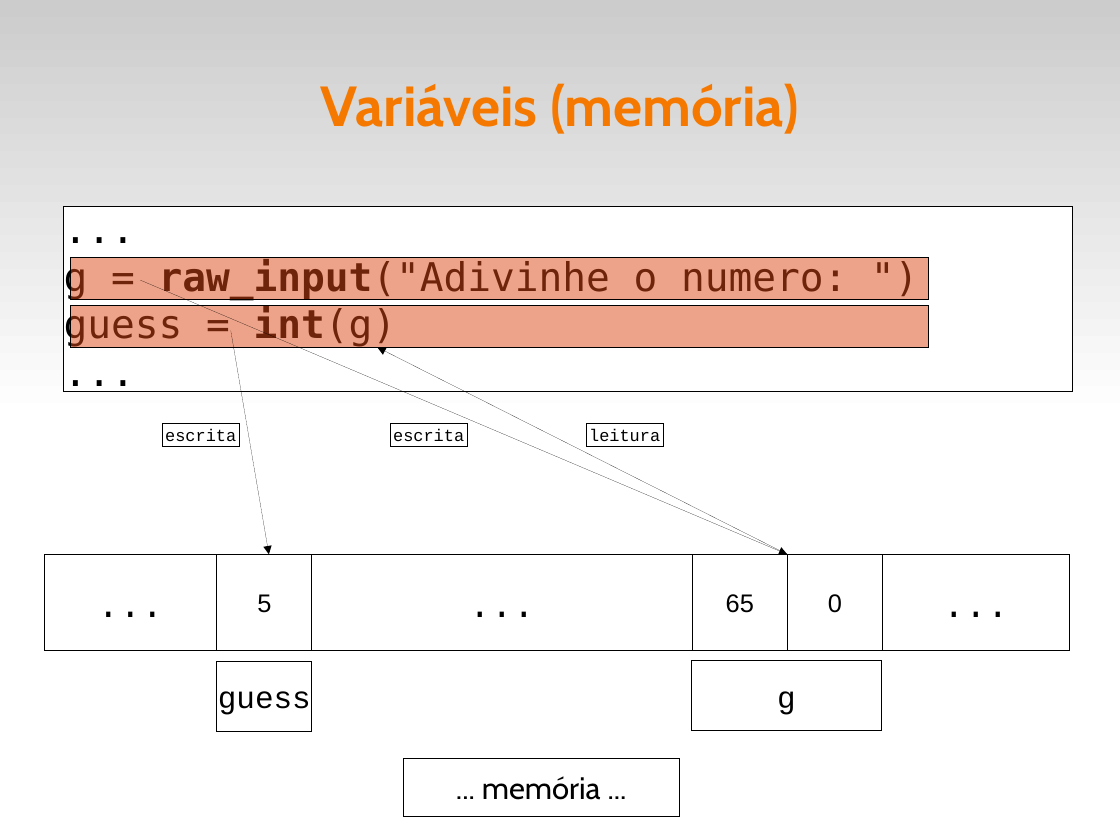
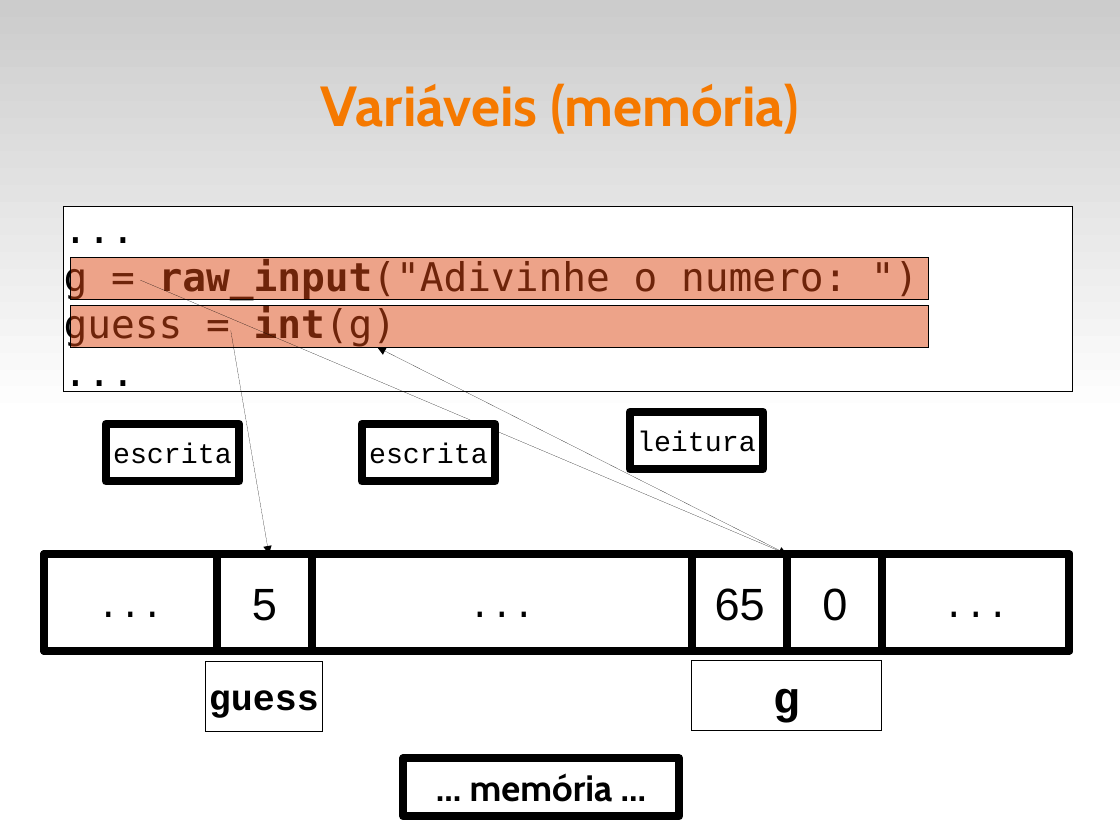
Before and after one commit to fsantanna-uerj/IPD, a slide deck: slide 9 of slides/ipd-03.odp (slide 8 before the commit). Drawn at 1120x840 pixels with LibreOffice and Linux fonts; fonts in the diff are those of the drawing. Boxes give left, top, right and bottom in pixels: in the first picture for what was removed or moved away, otherwise in the second. Text is boxed around its words. In the diff, an @@ line names an element or a change of style, - is before the commit and + after.

```diff
--- a/slides/ipd-03.odp
+++ b/slides/ipd-03.odp
@@ size 12 to 20 pt; outline #000000 0 pt to #000000 5.67 pt in 3 elements at <box>362,424,495,482</box>, <box>106,424,239,482</box>, <box>630,412,763,470</box> @@
@@ rectangle "leitura": place and size @@
-rectangle "leitura" at <box>586,424,664,446</box>
+rectangle "leitura" at <box>630,412,763,470</box>
@@ rectangle "escrita": place and size @@
-rectangle "escrita" at <box>163,424,240,446</box>
+rectangle "escrita" at <box>106,424,239,482</box>
@@ rectangle "escrita": place and size @@
-rectangle "escrita" at <box>390,424,468,446</box>
+rectangle "escrita" at <box>362,424,495,482</box>
@@ size 18 to 32 pt; outline #000000 0 pt to #000000 5.67 pt in 3 elements at <box>788,555,883,651</box>, <box>692,555,788,651</box>, <box>216,555,312,651</box> @@
@@ outline #000000 0 pt to #000000 5.67 pt in 4 elements at <box>45,555,1070,651</box>, <box>883,555,1070,651</box>, <box>45,555,217,651</box>, <box>312,555,692,651</box> @@
@@ rectangle "guess": place and size @@
-rectangle "guess" at <box>216,662,312,732</box>
+rectangle "guess" at <box>205,662,322,732</box>
@@ rectangle "guess" at <box>205,662,322,732</box>: size 22 to 26 pt, bold on @@
@@ rectangle "g" at <box>692,661,882,731</box>: size 22 to 32 pt, bold on @@
@@ rectangle "... memória ..." at <box>403,758,679,816</box>: size 22 to 26 pt, bold on; outline #000000 0 pt to #000000 5.67 pt @@
```
Also in this commit, not shown: 2 other slides changed, 10 slides added, 3 other files.
